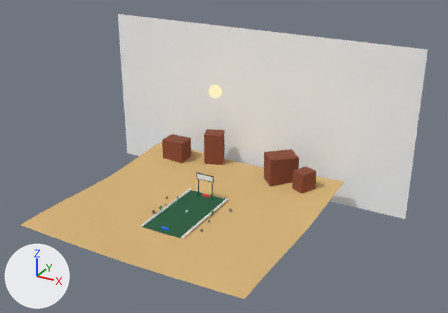
A saved change to the glTF model scenes/pong/bar.glb.
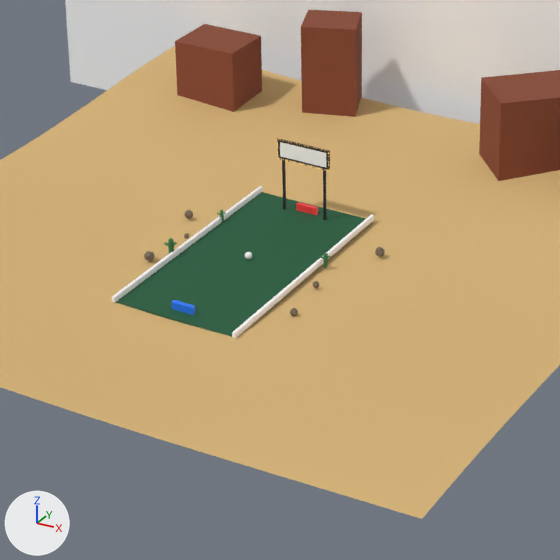
Old and new are each drawn whole from a camera (50 mm lens) standing at (112.2, -174.7, 113.9) and looking at (9.5, 12.0, 20.5) and again close up on the part from 23% to 65% of the width and 40% to 100% of the height. Lighting does not change. The marker at lower left points along +X, +Y and +Z. The first two pictures are the older version. Where no turn or scale is listed for an object, it has been applied to the vertices.

Names of what the first close-up shows: 'Mesa 1', 'Mesa 2', 'Mesa 3', 'Rail Left', 'Rail Right', 'Sand Ground', 'Sky', 'Table' and 13 more.
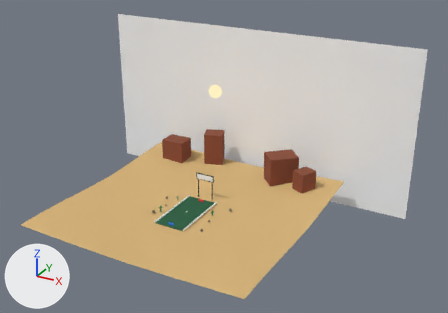
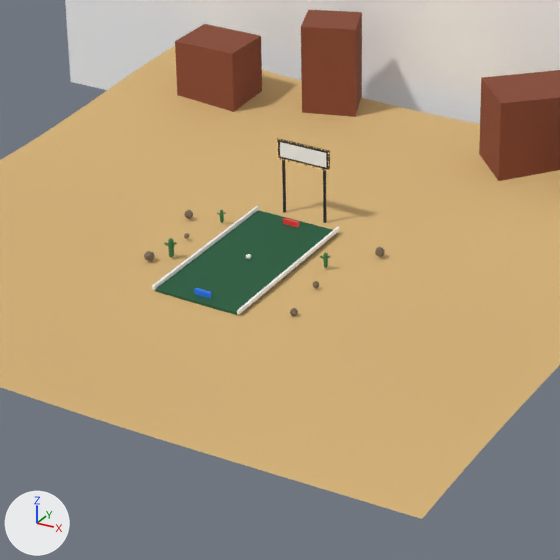
Commit message: scenes/pong/bar.glb: fix compounding scale — only leaf meshes get their own scale bumped, groups only scale translation

ob_pong_game is not drawn itself; it is the parent of ob_table, ob_rail_left, ob_rail_right, ob_player_paddle, ob_computer_paddle, ob_ball, ob_score_anchor_player, ob_score_anchor_computer.

Where the change shows, as pixel boxes (x1, y1, x2, y2) in the close-ups (560 x 560 px):
'Table', rescaled (27% narrower, 27% shorter)
    before: (116, 192, 366, 336)
    after: (155, 210, 337, 315)
'Rail Left', rescaled (29% narrower, 28% shorter)
    before: (112, 186, 263, 303)
    after: (152, 206, 259, 290)
'Rail Right', rescaled (28% narrower, 30% shorter)
    before: (232, 214, 374, 338)
    after: (237, 227, 339, 314)
'Player Paddle', rescaled (31% narrower, 31% shorter)
    before: (171, 300, 196, 315)
    after: (194, 288, 211, 298)
'Computer Paddle', rescaled (26% narrower, 29% shorter)
    before: (296, 202, 318, 215)
    after: (283, 218, 299, 227)
'Ball', rescaled (25% narrower, 25% shorter)
    before: (245, 252, 252, 259)
    after: (246, 254, 251, 259)

Edits to the bpy script that builds the scene:
```text
Change ob_pong_game:
    ob_pong_game.scale: (1.4, 1.4, 1.4) -> (1.0, 1.0, 1.0)
```
